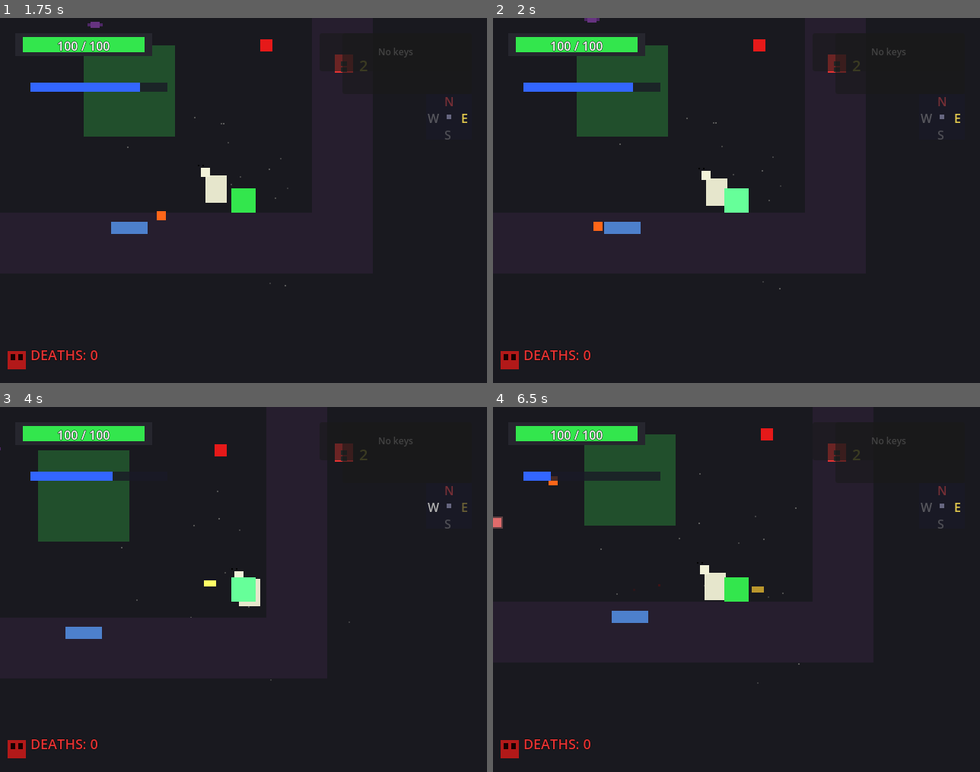
Above: before the commit, frames 1-4 (two rows, left to right).
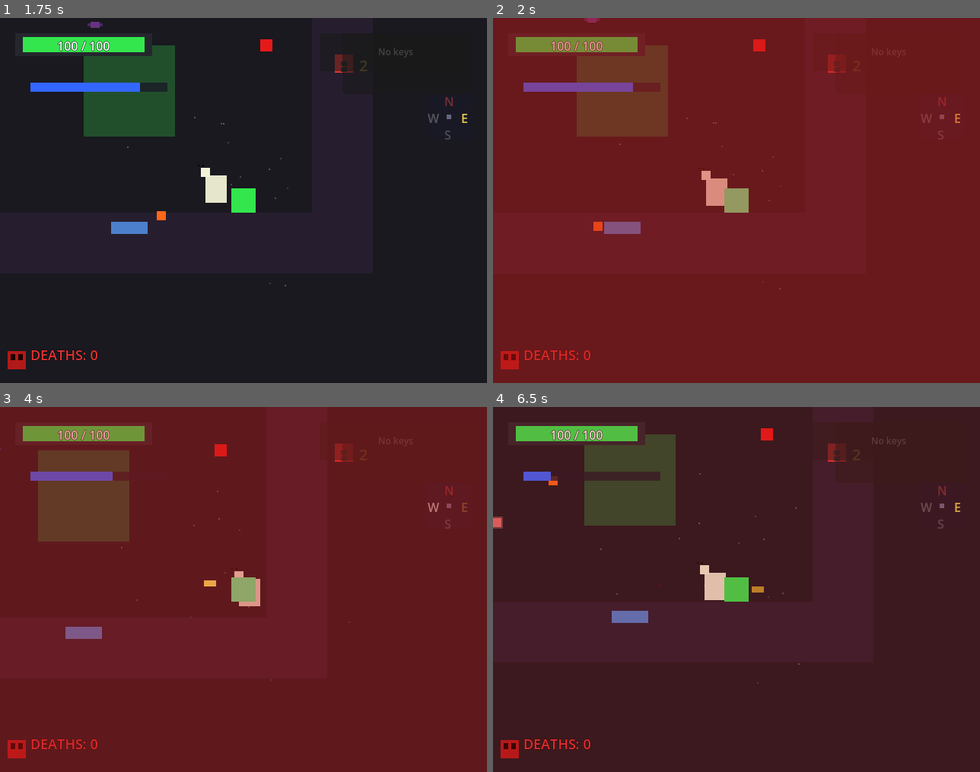
Above: after the commit, the same moments.

Repository: n8Develop/GODMACHINE
Game: Godot game, scene res://scenes/main.tscn
Two runs of this game, one before a commit and one after it. Both use one fixed random seed, a clock stepped at 60 frames per second and the inputs below.
Inputs (mouse positions are in pixels of both pictures, inside the frame that each line leads up to):
- Up to frame 1 (1.75 s): move the mouse to (350, 182) at 0.52 s; hold D (move_right) 0.53-1.28 s; tap Space (attack) at 0.6 s; move the mouse to (146, 218) at 1.27 s; hold S (move_down) from 1.28 s (still down); tap Shift (cast_spell) at 1.35 s
- Up to frame 2 (2 s): keep holding S (move_down)
- Up to frame 3 (4 s): move the mouse to (292, 509) at 2.02 s; release S (move_down) at 2.03 s; hold D (move_right) 2.03-2.78 s; tap Space (attack) at 2.1, 3.6 s; move the mouse to (219, 662) at 2.77 s; hold W (move_up) 2.78-3.53 s; tap Shift (cast_spell) at 2.85 s; move the mouse to (389, 644) at 3.52 s; hold A (move_left) from 3.53 s (still down)
- Up to frame 4 (6.5 s): move the mouse to (590, 534) at 4.27 s; tap Shift (cast_spell) at 4.35, 5.85 s; move the mouse to (760, 589) at 5.02 s; release A (move_left) at 5.03 s; hold S (move_down) 5.03-5.78 s; tap Space (attack) at 5.1 s; move the mouse to (663, 498) at 5.77 s; hold D (move_right) from 5.78 s (still down)

Frame 1 is identical in both runs. In frame 2, 100% of the frame differs, in the area x 0-100%, y 0-100%; in frame 3, 100%; in frame 4, 99%.

Commit message:
Cycle 179: inhabit wound_flash_simple

Diff:
--- a/game/scenes/main.tscn
+++ b/game/scenes/main.tscn
@@ -10,6 +10,7 @@
 [ext_resource type="PackedScene" path="res://scenes/ui_status_effects.tscn" id="8"]
 [ext_resource type="PackedScene" path="res://scenes/ui_compass.tscn" id="9"]
 [ext_resource type="PackedScene" path="res://scenes/ui_death_counter.tscn" id="10"]
+[ext_resource type="PackedScene" path="res://scenes/ui_wound_flash.tscn" id="11"]
 
 [node name="Main" type="Node2D"]
 script = ExtResource("1")
@@ -37,6 +38,7 @@
 
 [node name="UIDeathCounter" parent="CanvasLayer" instance=ExtResource("10")]
 
+[node name="UIWoundFlash" parent="CanvasLayer" instance=ExtResource("11")]
+
 [node name="UIGameOver" parent="CanvasLayer" instance=ExtResource("5")]
 </node>
-```
--- /dev/null
+++ b/game/scenes/ui_wound_flash.tscn
@@ -0,0 +1,13 @@
+[gd_scene load_steps=2 format=3]
+
+[ext_resource type="Script" path="res://scripts/ui_wound_flash.gd" id="1"]
+
+[node name="UIWoundFlash" type="Control"]
+layout_mode = 3
+anchors_preset = 15
+anchor_right = 1.0
+anchor_bottom = 1.0
+grow_horizontal = 2
+grow_vertical = 2
+mouse_filter = 2
+script = ExtResource("1")
--- /dev/null
+++ b/game/scripts/ui_wound_flash.gd
@@ -0,0 +1,47 @@
+extends Control
+class_name UIWoundFlash
+
+var _flash_overlay: ColorRect
+var _last_hp: int = 100
+var _flash_duration: float = 0.0
+
+func _ready() -> void:
+	# Create full-screen red flash overlay
+	_flash_overlay = ColorRect.new()
+	_flash_overlay.color = Color(0.8, 0.1, 0.1, 0.0)
+	_flash_overlay.anchor_right = 1.0
+	_flash_overlay.anchor_bottom = 1.0
+	_flash_overlay.mouse_filter = Control.MOUSE_FILTER_IGNORE
+	_flash_overlay.z_index = 90
+	add_child(_flash_overlay)
+
+func _process(delta: float) -> void:
+	var player := get_tree().get_first_node_in_group("player") as Node2D
+	if not player:
+		return
+
+	var health := player.get_node_or_null("HealthComponent")
+	if not health:
+		return
+
+	var current_hp: int = health.get("current_health")
+	var max_hp: int = health.get("max_health")
+
+	# Detect damage
+	if current_hp < _last_hp:
+		var damage: int = _last_hp - current_hp
+		if damage >= 10:
+			# Significant wound — trigger flash
+			var intensity: float = min(float(damage) / float(max_hp), 0.5)
+			_flash_overlay.color.a = intensity
+			_flash_duration = 0.3
+
+	_last_hp = current_hp
+
+	# Fade flash
+	if _flash_duration > 0.0:
+		_flash_duration -= delta
+		if _flash_duration <= 0.0:
+			_flash_overlay.color.a = 0.0
+		else:
+			_flash_overlay.color.a = (_flash_duration / 0.3) * 0.5
Not shown: 1 places in game/scenes/main.tscn that only renumber resources
Not shown, changed: lore/cycle_archive.xml
Not shown, changed: lore/cycle_log.xml
Not shown, changed: lore/learnings.md
Not shown, changed: lore/world_state.xml
